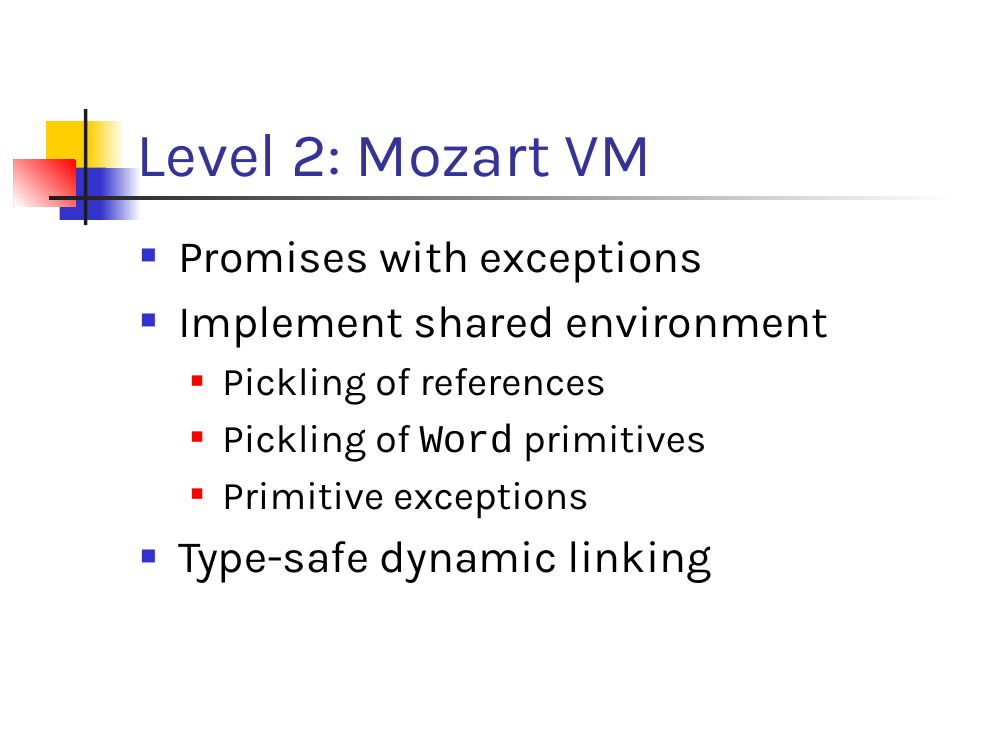
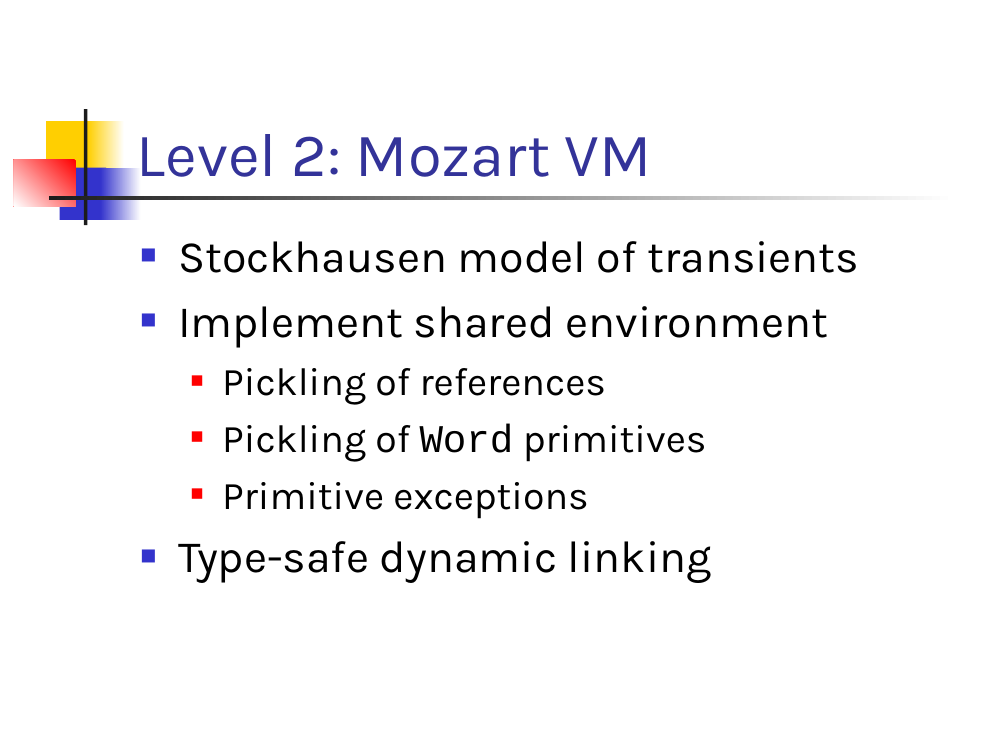
Before and after one commit to doublec/aliceml-abandoned, a slide deck: slide 9 of doc/presentations/progress19990916.ppt. Drawn at 1008x756 pixels with LibreOffice and Linux fonts; fonts in the diff are those of the drawing. Boxes give left, top, right and bottom in pixels: in the first picture for what was removed or moved away, otherwise in the second. Text is boxed around its words. In the diff, an @@ line names an element or a change of style, - is before the commit and + after.

```diff
--- a/doc/presentations/progress19990916.ppt
+++ b/doc/presentations/progress19990916.ppt
@@ text at bbox=[178, 241, 859, 273]: text changed @@
-■ Promises with exceptions
+■ Stockhausen model of transients
```
Also in this commit, not shown: 5 other slides changed.
